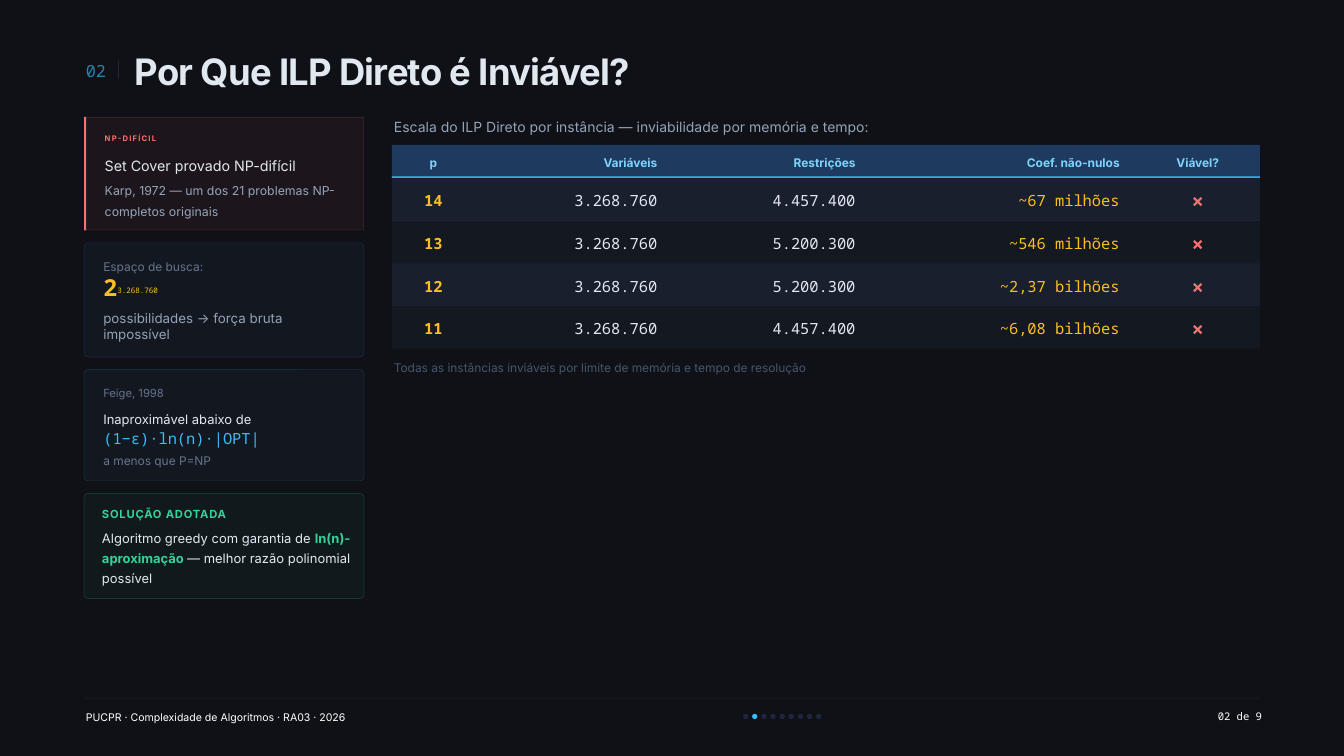
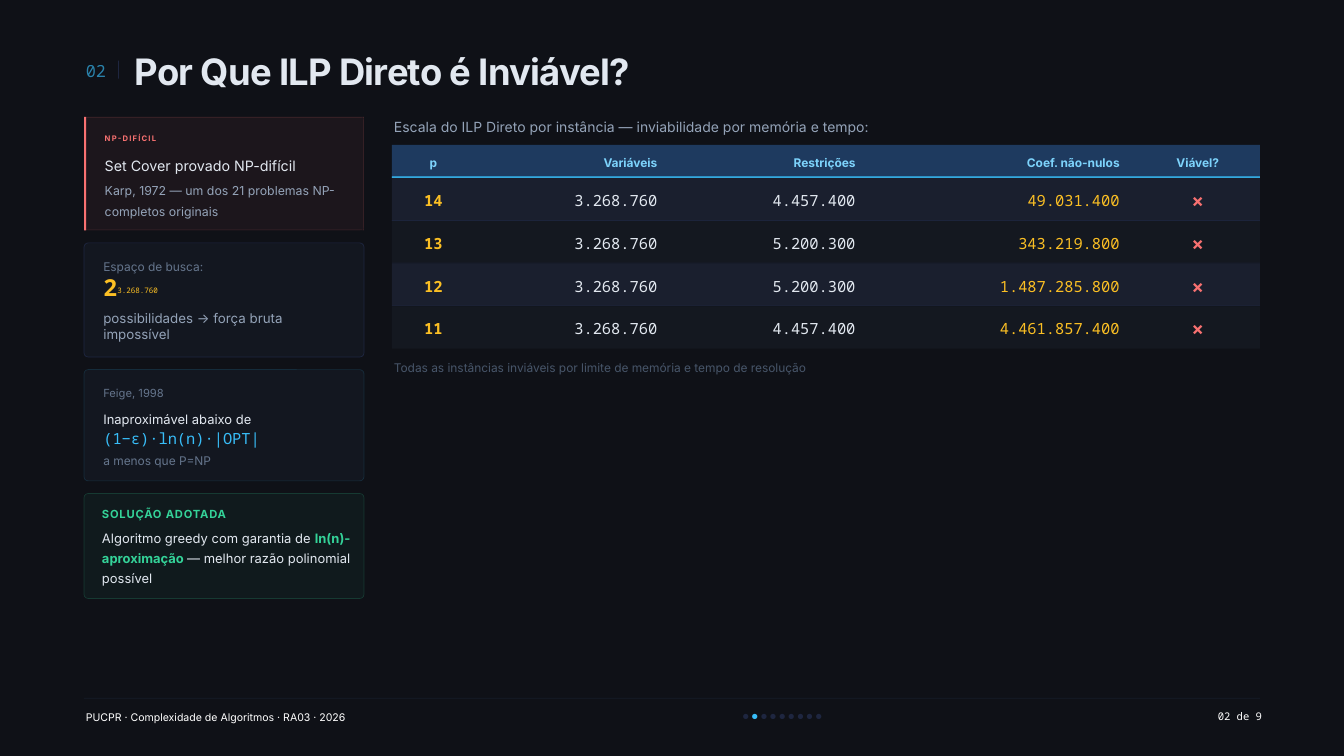
Before and after one commit to cyberfika/SCP_RA03, a slide deck: slide 3 of docs/SCP_RA03.pptx. Drawn at 1344x756 pixels with LibreOffice and Linux fonts; fonts in the diff are those of the drawing. Boxes give left, top, right and bottom in pixels: in the first picture for what was removed or moved away, otherwise in the second. Text is boxed around its words. In the diff, an @@ line names an element or a change of style, - is before the commit and + after.

```diff
--- a/docs/SCP_RA03.pptx
+++ b/docs/SCP_RA03.pptx
@@ text at (x1=1028, y1=195, x2=1120, y2=206): text changed @@
-~67 milhões
+49.031.400
@@ text at (x1=1018, y1=238, x2=1119, y2=249): text changed @@
-~546 milhões
+343.219.800
@@ text at (x1=1000, y1=281, x2=1120, y2=292): text changed @@
-~2,37 bilhões
+1.487.285.800
@@ text at (x1=1000, y1=323, x2=1120, y2=334): text changed @@
-~6,08 bilhões
+4.461.857.400
```
Also in this commit, not shown: 6 other slides changed, 7 other files.
